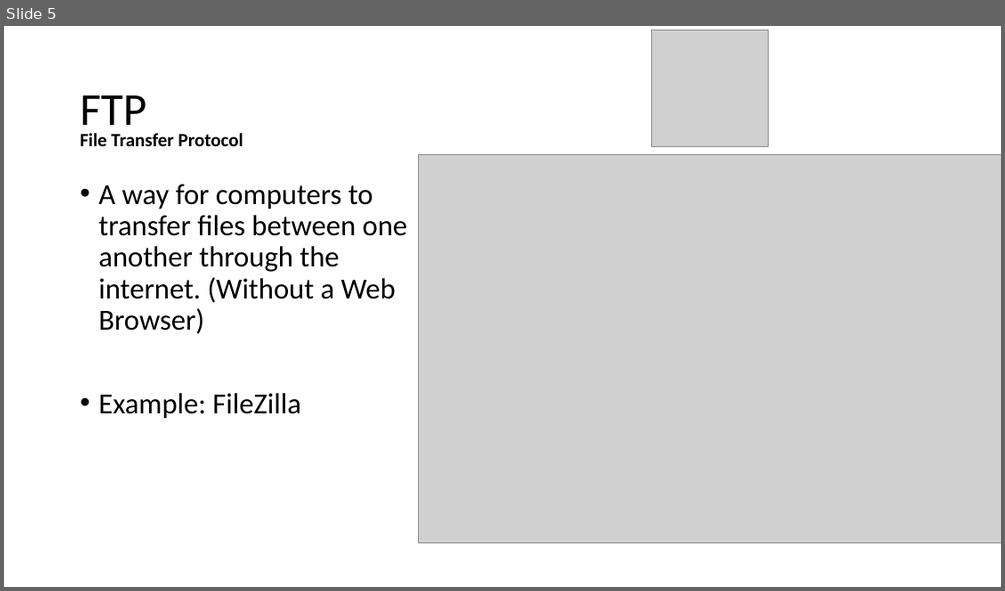
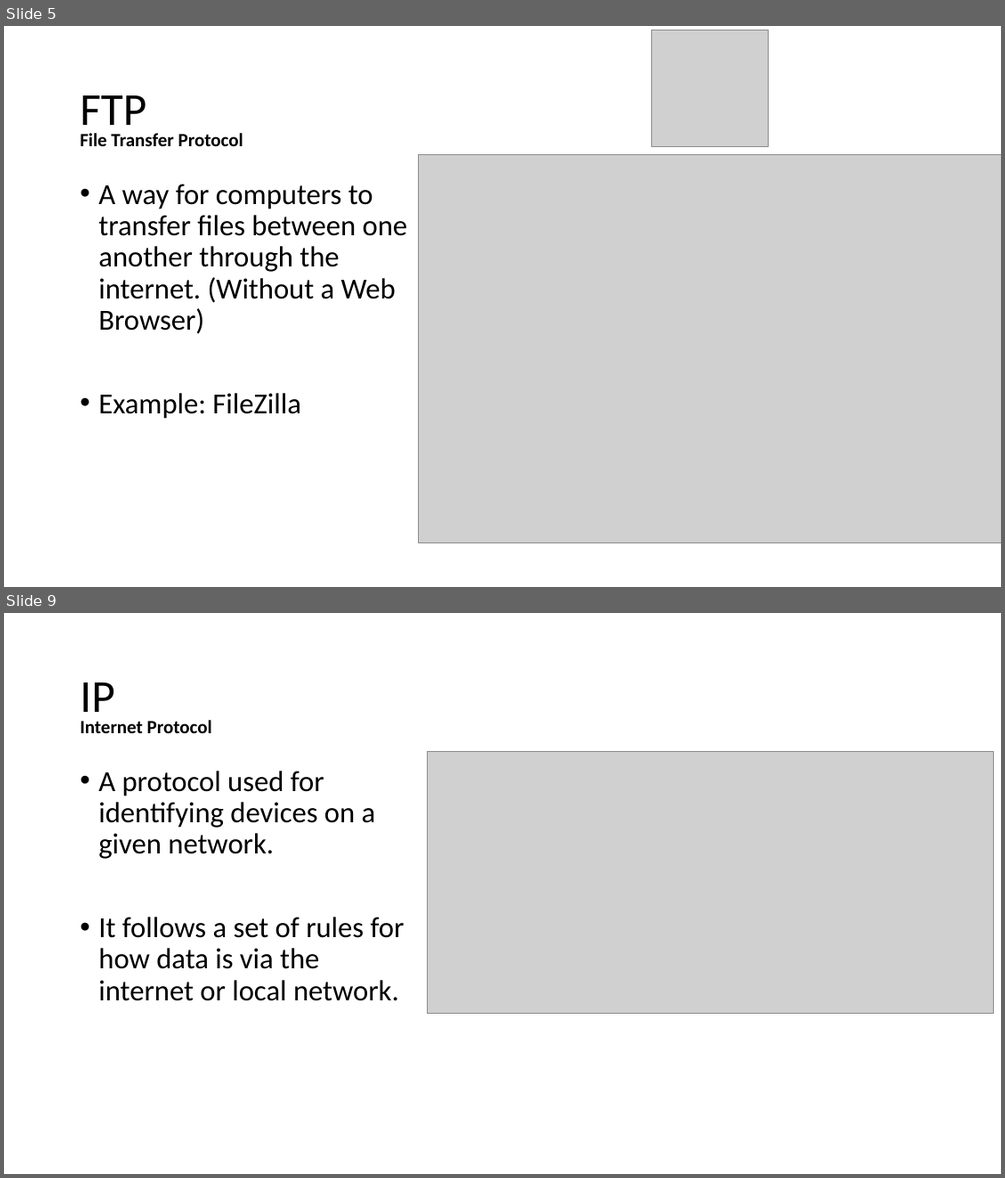
Before and after one commit to echoaj/TCS_PowerPoints, a slide deck: PowerPoints/Protocols.pptx. Shown one above the other, each under a label of ours: slide 5 before the commit, slides 5 and 9 after it; the slides between them are not shown. The pictures are 1005x591 and 1005x1178 pixels, drawn with LibreOffice and Linux fonts; fonts in the diff are those of the drawing; grey boxes stand for pictures. Boxes give left, top, right and bottom in pixels: in the first picture for what was removed or moved away, otherwise in the second. Text is boxed around its words. In the diff, an @@ line names an element or a change of style, - is before the commit and + after.

Commit message:
finished protocol ppt

```diff
--- a/PowerPoints/Protocols.pptx
+++ b/PowerPoints/Protocols.pptx
@@ slide 9 added at [4,613,1001,1174], background #FFFFFF @@
@@ title added at [80,682,114,722], 44 pt, text #000000 @@
+IP
@@ text added at [80,720,212,733], 18 pt, text #000000, bold @@
+Internet Protocol
@@ text added at [98,771,404,1001], 28 pt, text #000000 @@
+• A protocol used for identifying devices on a given network.
+• It follows a set of rules for how data is via the internet or local network.
@@ picture added at [428,751,994,1013] @@
```
Also in this commit, not shown: 5 other slides added.
